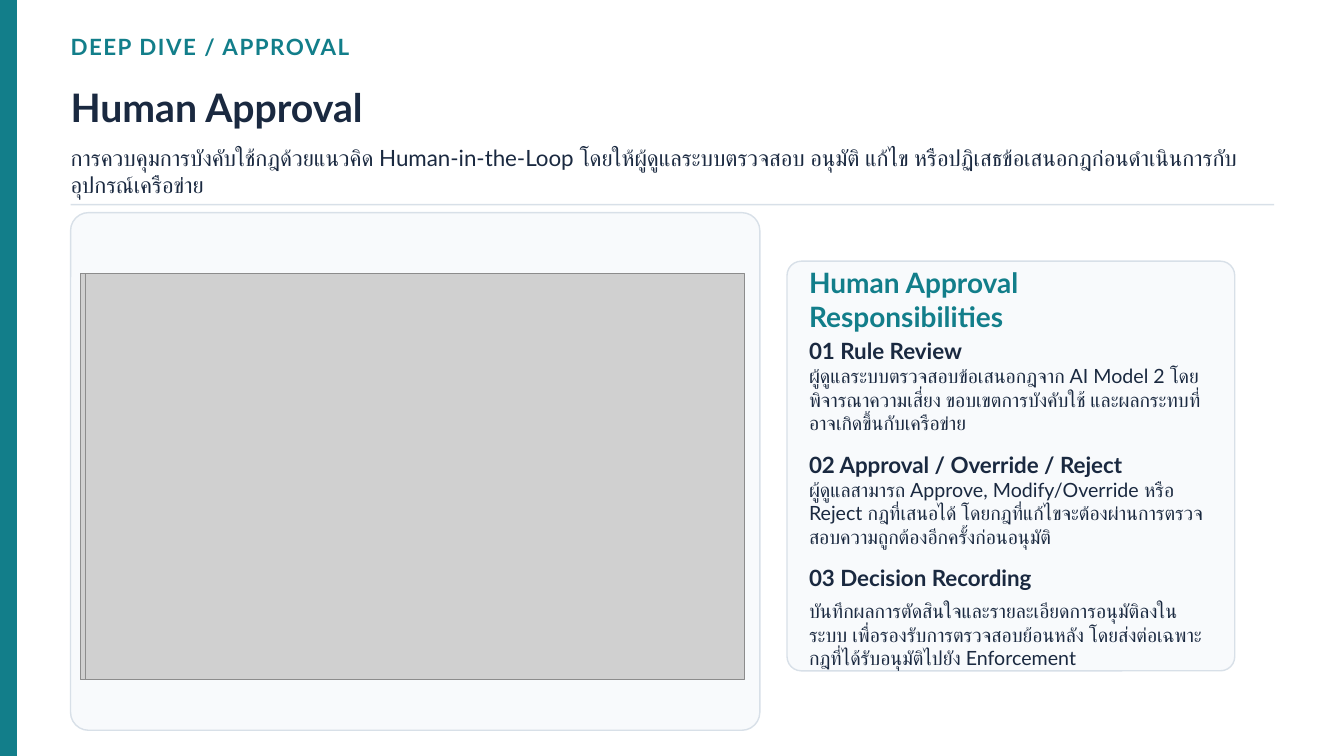
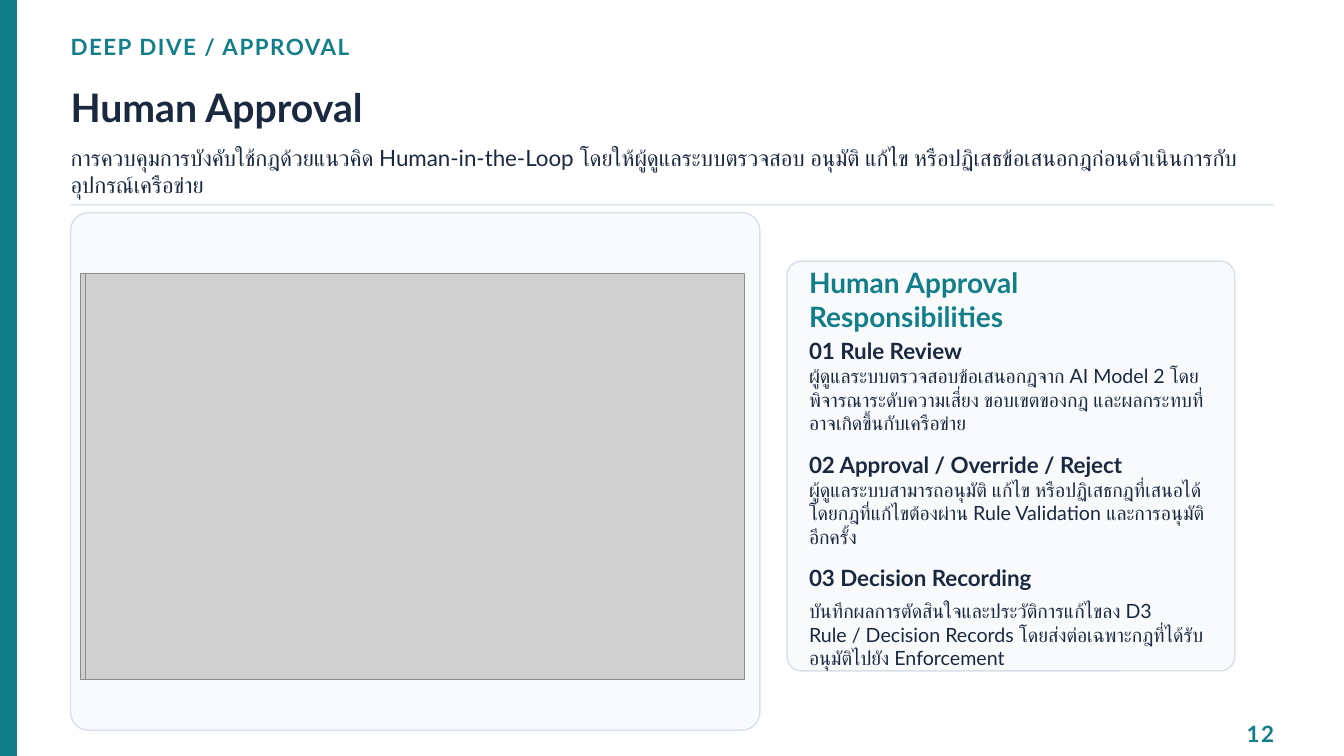
Before and after one commit to Jesadaphoukrongthong/Hybrid-Network-Monitoring-and-Policy-Orchestration-Framework, a slide deck: slide 13 of docs/paper/Hybrid_Framework_Presentation.pptx (slide 12 before the commit). Drawn at 1344x756 pixels with LibreOffice and Linux fonts; fonts in the diff are those of the drawing; grey boxes stand for pictures. Boxes give left, top, right and bottom in pixels: in the first picture for what was removed or moved away, otherwise in the second. Text is boxed around its words. In the diff, an @@ line names an element or a change of style, - is before the commit and + after.

```diff
--- a/docs/paper/Hybrid_Framework_Presentation.pptx
+++ b/docs/paper/Hybrid_Framework_Presentation.pptx
@@ text at [809, 368, 1202, 430]: text changed @@
-ผู้ดูแลระบบตรวจสอบข้อเสนอกฎจาก AI Model 2 โดยพิจารณาความเสี่ยง ขอบเขตการบังคับใช้ และผลกระทบที่อาจเกิดขึ้นกับเครือข่าย
+ผู้ดูแลระบบตรวจสอบข้อเสนอกฎจาก AI Model 2 โดยพิจารณาระดับความเสี่ยง ขอบเขตของกฎ และผลกระทบที่อาจเกิดขึ้นกับเครือข่าย
@@ text at [809, 482, 1204, 544]: text changed @@
-ผู้ดูแลสามารถ Approve, Modify/Override หรือ Reject กฎที่เสนอได้ โดยกฎที่แก้ไขจะต้องผ่านการตรวจสอบความถูกต้องอีกครั้งก่อนอนุมัติ
+ผู้ดูแลระบบสามารถอนุมัติ แก้ไข หรือปฏิเสธกฎที่เสนอได้ โดยกฎที่แก้ไขต้องผ่าน Rule Validation และการอนุมัติอีกครั้ง
@@ text at [809, 603, 1189, 665]: text changed @@
-บันทึกผลการตัดสินใจและรายละเอียดการอนุมัติลงในระบบ เพื่อรองรับการตรวจสอบย้อนหลัง โดยส่งต่อเฉพาะกฎที่ได้รับอนุมัติไปยัง Enforcement
+บันทึกผลการตัดสินใจและประวัติการแก้ไขลง D3 Rule / Decision Records โดยส่งต่อเฉพาะกฎที่ได้รับอนุมัติไปยัง Enforcement
@@ text added at [1247, 725, 1274, 742], 16 pt, text #127E8A, bold @@
+12
```
Also in this commit, not shown: 12 other slides changed, 4 slides added, 8 slides removed, 6 other files.
